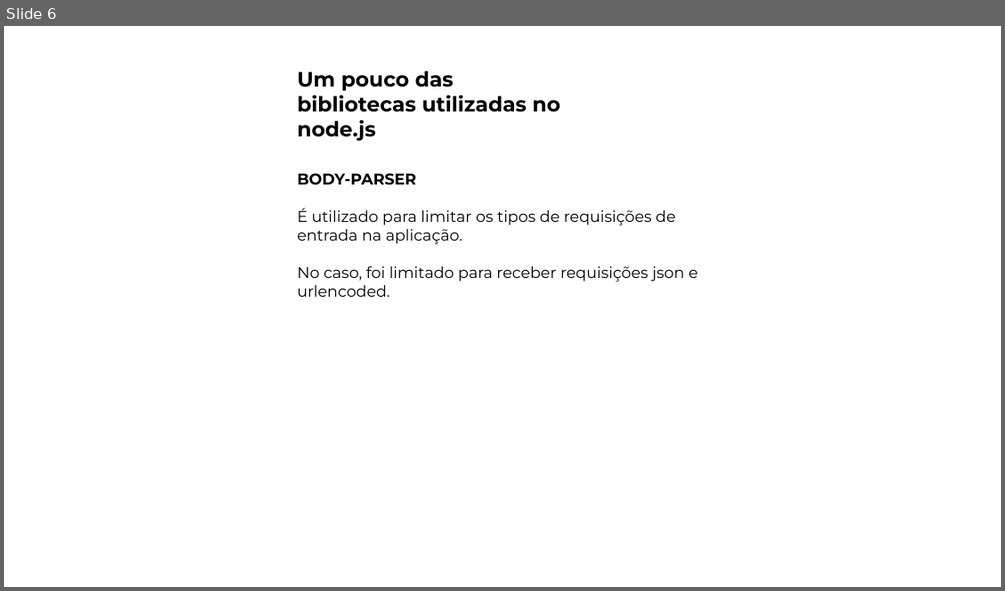
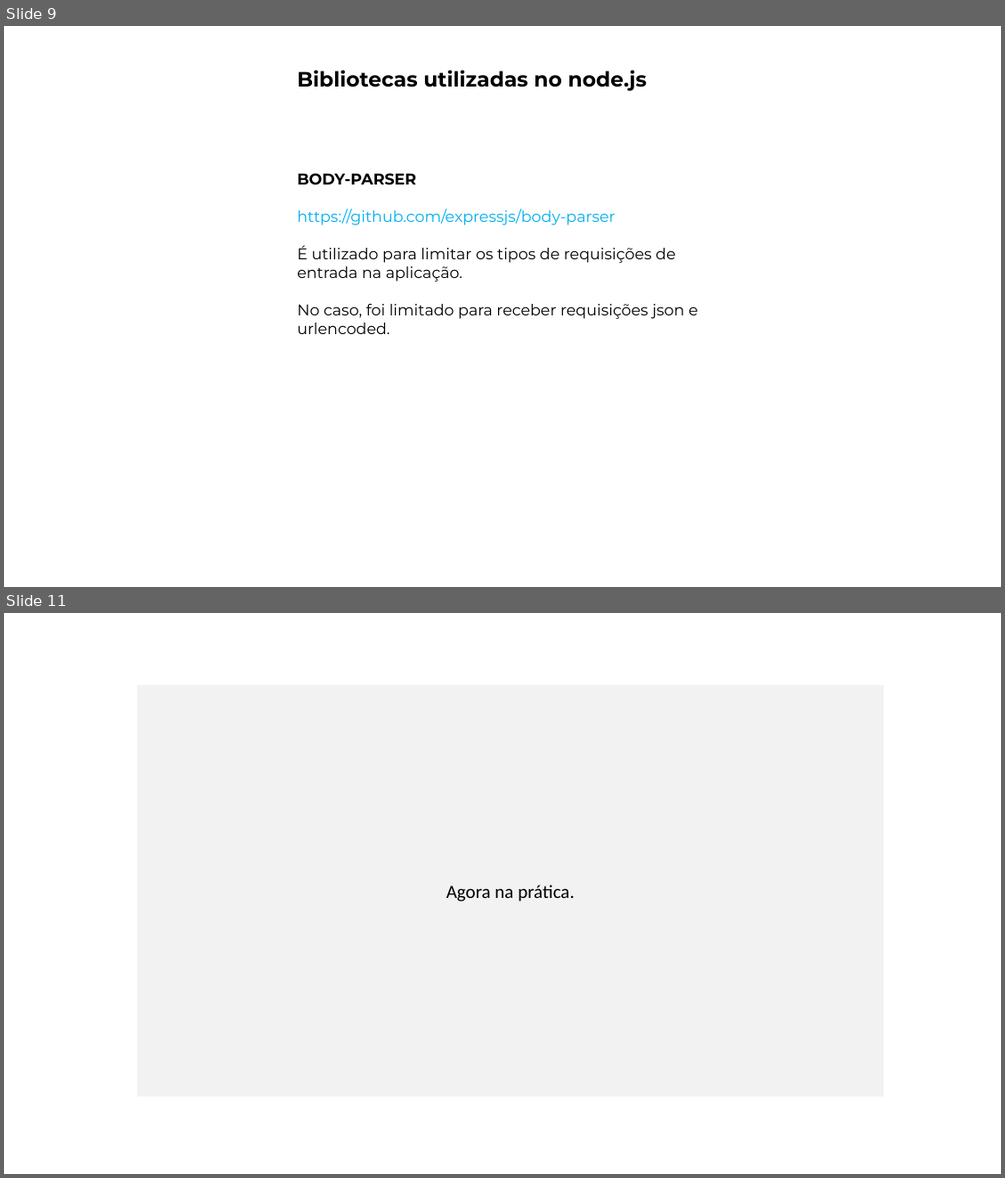
Before and after one commit to JdSeus/UCPEL_PI8, a slide deck: apresentacao.pptx. Shown one above the other, each under a label of ours: slide 6 before the commit, slides 9 and 11 after it; the slides between them are not shown. The pictures are 1005x591 and 1005x1178 pixels, drawn with LibreOffice and Linux fonts; fonts in the diff are those of the drawing; background and template pictures are left out. Boxes give left, top, right and bottom in pixels: in the first picture for what was removed or moved away, otherwise in the second. Text is boxed around its words. In the diff, an @@ line names an element or a change of style, - is before the commit and + after.

```diff
--- a/apresentacao.pptx
+++ b/apresentacao.pptx
@@ slide 11 added at (x1=4, y1=613, x2=1001, y2=1174), background picture (left out) @@
@@ rectangle added at (x1=138, y1=685, x2=883, y2=1096), fill #F2F2F2, 18 pt, text #000000 @@
+Agora na prática.
@@ what was slide 6 is now slide 9 @@
@@ slide 9 changed as well @@
@@ text at (x1=297, y1=70, x2=647, y2=91): text changed @@
-Um pouco das bibliotecas utilizadas no node.js
+Bibliotecas utilizadas no node.js
@@ text at (x1=297, y1=208, x2=615, y2=225): paragraph added @@
+https://github.com/expressjs/body-parser
```
Also in this commit, not shown: 5 other slides changed, 4 other slides added, 3 slides removed, 2 other files.
